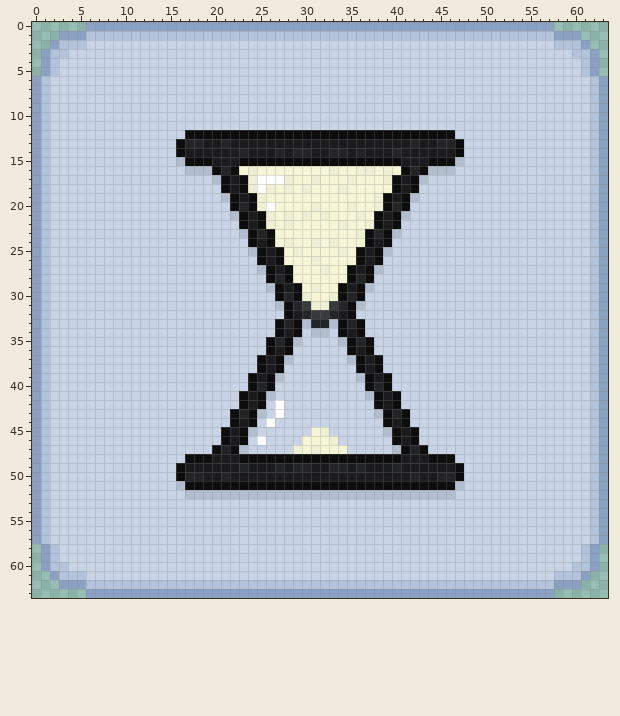
Two states of a pixel-art file, img/icon.ase. The picture above is the old version.
64x64 pixels, 1 frame. Colours within 5 levels of each other are drawn and written as one.
The same view after the edit:
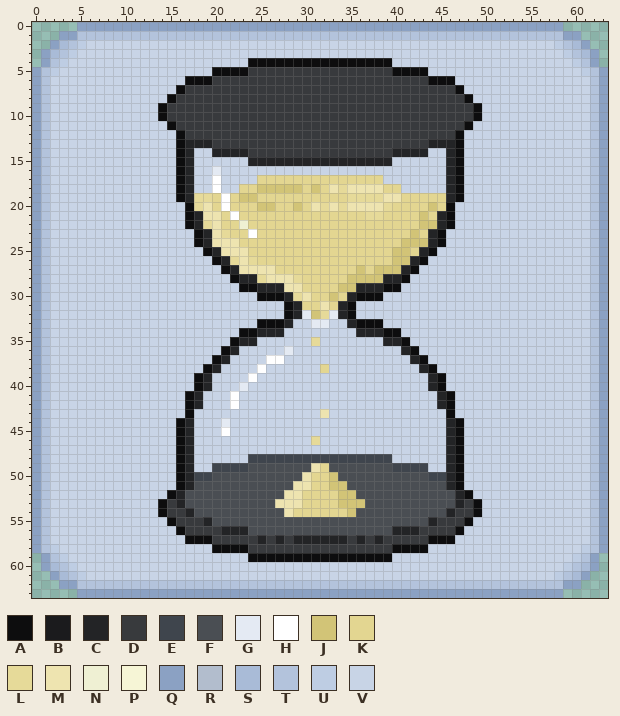
Palette (. is transparent): A #0d0d0e  B #1b1b1d  C #232426  D #383a3d  E #3f454d  F #4a4e53  G #e4eaf3  H #ffffff  J #d2c477  K #e3d691  L #e6da99  M #eee4b0  N #eff0d3  P #f6f5d6  Q #8ba1c3  R #b2bdcd  S #a9bbd7  T #b3c3dc  U #becde3  V #c8d4e6
Edits made:
layer "Background" added
layer "Bases" added
layer "Base Light" added
layer "Flask" added
layer "Sand" added
layer "Highlight" added
layer "background" removed
layer "shadow" removed
layer "sand" removed
layer "outline" removed
layer "highlight" removed
y 0: x 5 . -> Q; x 58 . -> Q
y 1: x 5 Q -> T; x 58 Q -> T
y 2: x 3 T -> S; x 5 T -> U; x 58 T -> U; x 60 T -> S
y 3: x 2 T -> S; x 4 V -> U; x 59 V -> U; x 61 T -> S
y 4: x 3 V -> U; x 24..39 VVVVVVVVVVVVVVVV -> AAAAAAAAAAAAAAAA; x 60 V -> U
y 5: x 0..2 .QT -> QTU; x 20..43 VVVVVVVVVVVVVVVVVVVVVVVV -> AAAADDDDDDDDDDDDDDDDAAAA; x 61..63 TQ. -> UTQ
y 6: x 17..46 VVVVVVVVVVVVVVVVVVVVVVVVVVVVVV -> AAADDDDDDDDDDDDDDDDDDDDDDDDAAA
y 7: x 16..47 VVVVVVVVVVVVVVVVVVVVVVVVVVVVVVVV -> ADDDDDDDDDDDDDDDDDDDDDDDDDDDDDDA
y 8: x 15..48 VVVVVVVVVVVVVVVVVVVVVVVVVVVVVVVVVV -> ADDDDDDDDDDDDDDDDDDDDDDDDDDDDDDDDA
y 9..10: x 14..49 VVVVVVVVVVVVVVVVVVVVVVVVVVVVVVVVVVVV -> ADDDDDDDDDDDDDDDDDDDDDDDDDDDDDDDDDDA
y 11: x 15..48 VVVVVVVVVVVVVVVVVVVVVVVVVVVVVVVVVV -> ADDDDDDDDDDDDDDDDDDDDDDDDDDDDDDDDA
y 12: x 16..47 VAAAAAAAAAAAAAAAAAAAAAAAAAAAAAAV -> ADDDDDDDDDDDDDDDDDDDDDDDDDDDDDDA
y 13: x 19..44 BBCBBBBBBBBBBBBBBBBBBBBCBB -> CDDDDDDDDDDDDDDDDDDDDDDDDC
y 14: x 17..22 BBBBBB -> CVVCCC; x 24..39 BBBCBCCBBCCBCBBB -> DDDDDDDDDDDDDDDD; x 41..46 BBBBBB -> CCCVVC
y 15: x 16..47 RAAABBBAAAAAAAAAAAAAAAAAABBBAAAR -> ACVVVVVVCCCCCCCCCCCCCCCCVVVVVVCA
y 16: x 16..47 VRRRACAPNPPPPPPPPNPPNNPNPACARRRV -> ACVVGVVVVVVVVVVVVVVVVVVVVVVVVVCA
y 17: x 16..17 VV -> AC; x 20..43 RABANHHHNPPNPPPNPPPNABAR -> HVVVVKKKKKKKKKKKKKKVVVVV; x 46..47 VV -> CA
y 18: x 16..17 VV -> AC; x 20..42 VABANHNPNPNPPPNPPPPPABA -> HVVKKJJJJJKJKMLMMMMKKVV; x 46..47 VV -> CA
y 19: x 16..47 VVVVVRABANPPPPPPPPPPPPNABARVVVVV -> ACLLKHKJJKKKKKKKKKKLLLLMMKKKKKCA
y 20: x 17..46 VVVVVACANHPPPPNPPPNPPNACAVVVVV -> ALMKHKKKJJKKJKMLMLMMMMLKKKKJKA
y 21: x 17..46 VVVVVRABANPNPNPNPPPNPABARVVVVV -> ACMMKHKKKKKKKKKKKKKKLLKKKKJKCA
y 22: x 17..46 VVVVVVABANPNPPPPPNPPNABAVVVVVV -> ACLMKKNKKKKKKKKKKKKKKKKKKKJJCA
y 23: x 18..45 VVVVVRACAPPPPPPPPPNACARVVVVV -> ACMLKKHKKKKKKKKKKKKKKKKKJKCA
y 24: x 18..45 VVVVVVABAPNPPNPNPPPABAVVVVVV -> ACMMMKKKKKKKKKKKKKKKKKKJJJCA
y 25: x 19..44 VVVVVRABAPNPPPPNPABARVVVVV -> ACMMMKKKKKKKKKKKKKKKKJJKCA
y 26: x 20..43 VVVVVABAPPPNPPPPABAVVVVV -> ACLMLKKKKKKKKKKKKKKKJJCA
y 27: x 21..42 VVVVRABAPPPNPPABARVVVV -> ACMMMMKKKKKKKKKJKJJJCA
y 28: x 22..41 VVVVACAPPPPPPACAVVVV -> ACCLMMMLKKKKKJJJJCCA
y 29: x 23..40 VVVRABAPNPPABARVVV -> AACCCMMKKKKJJCCCAA
y 30: x 25..26 VV -> AA; x 29..34 ANPPNA -> LMKKJK; x 37..38 VV -> AA
y 31: x 27 R -> V; x 30..33 DNND -> KKMK; x 36 R -> V
y 32: x 29..34 BCDDCB -> CGJLGC
y 33: x 25..26 VV -> AA; x 29..34 ARCCRA -> VVGGVV; x 37..38 VV -> AA
y 34: x 23..29 VVVVABA -> AACCCVV; x 31..32 RR -> VV; x 34..40 ABAVVVV -> VVCCCAA
y 35: x 22..24 VVV -> ACC; x 26..29 ACAR -> VVVV; x 31 V -> L; x 34..37 RACA -> VVVV; x 39..41 VVV -> CCA
y 36: x 21..22 VV -> AC; x 26..28 ABA -> VVG; x 35..37 ABA -> VVV; x 41..42 VV -> CA
y 37: x 20..21 VV -> AC; x 25..28 ABAR -> VHHV; x 35..38 RABA -> VVVV; x 42..43 VV -> CA
y 38: x 19..20 VV -> AC; x 25..27 ABA -> HVV; x 32 V -> K; x 36..38 ABA -> VVV; x 43..44 VV -> CA
y 39: x 18..19 VV -> AC; x 24..27 ABAR -> HVVV; x 36..39 RABA -> VVVV; x 44..45 VV -> CA
y 40: x 18..19 VV -> AC; x 23..26 VACA -> GVVV; x 37..39 ACA -> VVV; x 44..45 VV -> CA
y 41: x 17..18 VV -> AC; x 22..26 VABAR -> HVVVV; x 37..40 RABA -> VVVV; x 45..46 VV -> CA
y 42: x 17..18 VV -> AC; x 22..25 VABA -> HVVV; x 27 H -> V; x 38..40 ABA -> VVV; x 45..46 VV -> CA
y 43: x 17 V -> A; x 22..25 ACAR -> VVVV; x 27 H -> V; x 32 V -> M; x 38..41 RACA -> VVVV; x 46 V -> A
y 44: x 16..17 VV -> AC; x 21..24 VABA -> GVVV; x 26 H -> V; x 39..41 ABA -> VVV; x 46..47 VV -> CA
y 45: x 16..17 VV -> AC; x 21..24 ABAR -> HVVV; x 31..32 PN -> VV; x 39..42 RABA -> VVVV; x 46..47 VV -> CA
y 46: x 16..17 VV -> AC; x 21..23 ABA -> VVV; x 25 H -> V; x 30..33 PPPN -> VLVV; x 40..42 ABA -> VVV; x 46..47 VV -> CA
y 47: x 16..17 VV -> AC; x 20..23 ACAR -> VVVV; x 29..34 NPNPPP -> VVVVVV; x 40..43 RACA -> VVVV; x 46..47 VV -> CA
y 48: x 16..47 VAAABBBAAAAAAAAAAAAAAAAAABBBAAAV -> ACVVVVVVEEEEEEEEEEEEEEEEVVVVVVCA
y 49: x 17..46 BBBBBBCBBBCBCCBBCCBCBBBCBBBBBB -> CVVEEEEFFFFFFFMKFFFFFFFEEEEVVC
y 50: x 18..45 CBBCBBBBBBBBBBBBBBBBBBBBCBBC -> EEFFFFFFFFFFMKKJFFFFFFFFFFEE
y 51: x 16..47 RAAAAAAAAAAAAAAAAAAAAAAAAAAAAAAR -> ACFFFFFFFFFFFMMKKJJFFFFFFFFFFFCA
y 52: x 15..48 VVRRRRRRRRRRRRRRRRRRRRRRRRRRRRRRVV -> ACFFFFFFFFFFFMMKKKKJJFFFFFFFFFFFCA
y 53: x 14..49 VVVVVVVVVVVVVVVVVVVVVVVVVVVVVVVVVVVV -> ADCFFFFFFFFFFMMMKKKKJJJFFFFFFFFFFCDA
y 54: x 14..49 VVVVVVVVVVVVVVVVVVVVVVVVVVVVVVVVVVVV -> ADDCFFFFFFFFFFMKKKKKKJFFFFFFFFFFCDDA
y 55: x 15..48 VVVVVVVVVVVVVVVVVVVVVVVVVVVVVVVVVV -> ADDDCFFFFFFFFFFFFFFFFFFFFFFFFCDDDA
y 56: x 16..47 VVVVVVVVVVVVVVVVVVVVVVVVVVVVVVVV -> ADDDDCCCFFFFFFFFFFFFFFFFCCCDDDDA
y 57: x 17..46 VVVVVVVVVVVVVVVVVVVVVVVVVVVVVV -> AAADDDDDCDCDCCCCCCDCDCDDDDDAAA
y 58: x 0..2 .QT -> QTU; x 20..43 VVVVVVVVVVVVVVVVVVVVVVVV -> AAAADDDDDDDDDDDDDDDDAAAA; x 61..63 TQ. -> UTQ
y 59: x 3 V -> U; x 24..39 VVVVVVVVVVVVVVVV -> AAAAAAAAAAAAAAAA; x 60 V -> U
y 60: x 2 T -> S; x 4 V -> U; x 59 V -> U; x 61 T -> S
y 61: x 3 T -> S; x 5 T -> U; x 58 T -> U; x 60 T -> S
y 62: x 5 Q -> T; x 58 Q -> T
y 63: x 5 . -> Q; x 58 . -> Q
Boxes around the changes in both pictures, in picture pixels (x1, y1, x2, y2):
changed: (32, 22, 86, 76)
changed: (554, 22, 608, 76)
changed: (158, 58, 482, 562)
changed: (32, 544, 86, 598)
changed: (554, 544, 608, 598)
